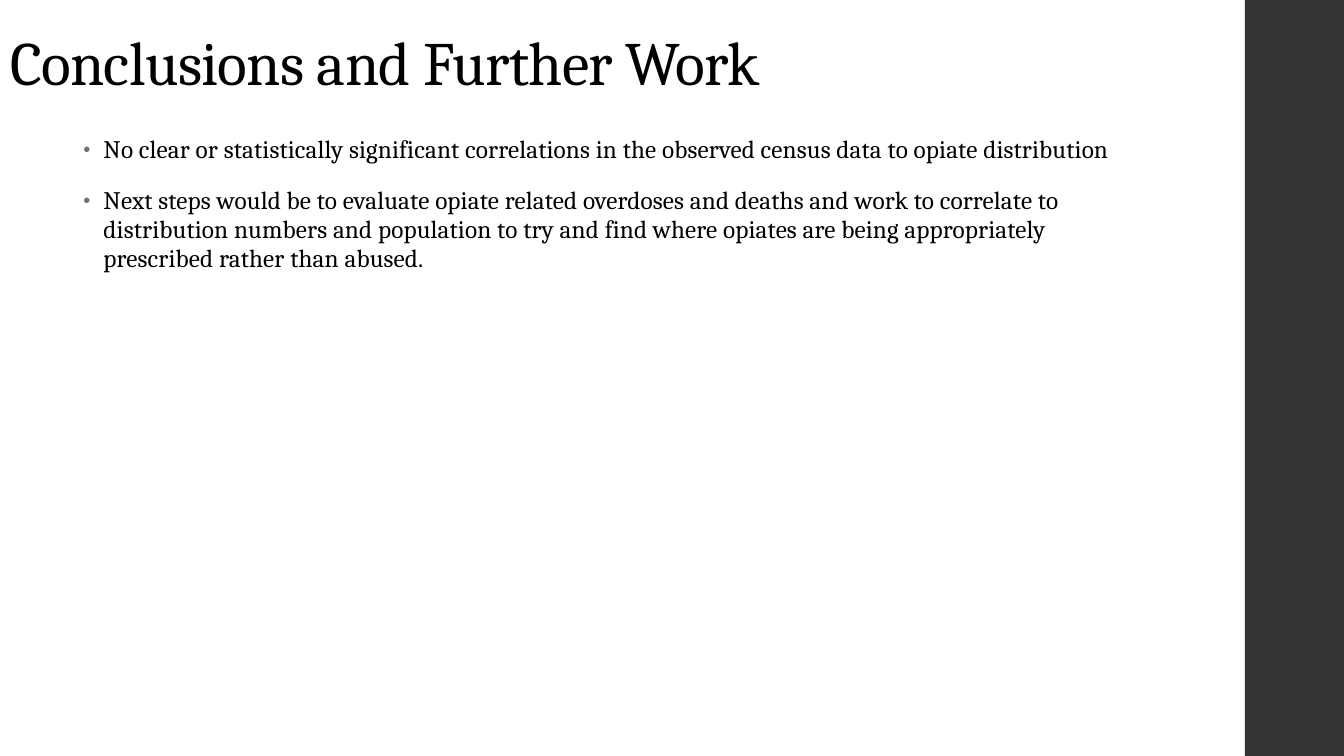
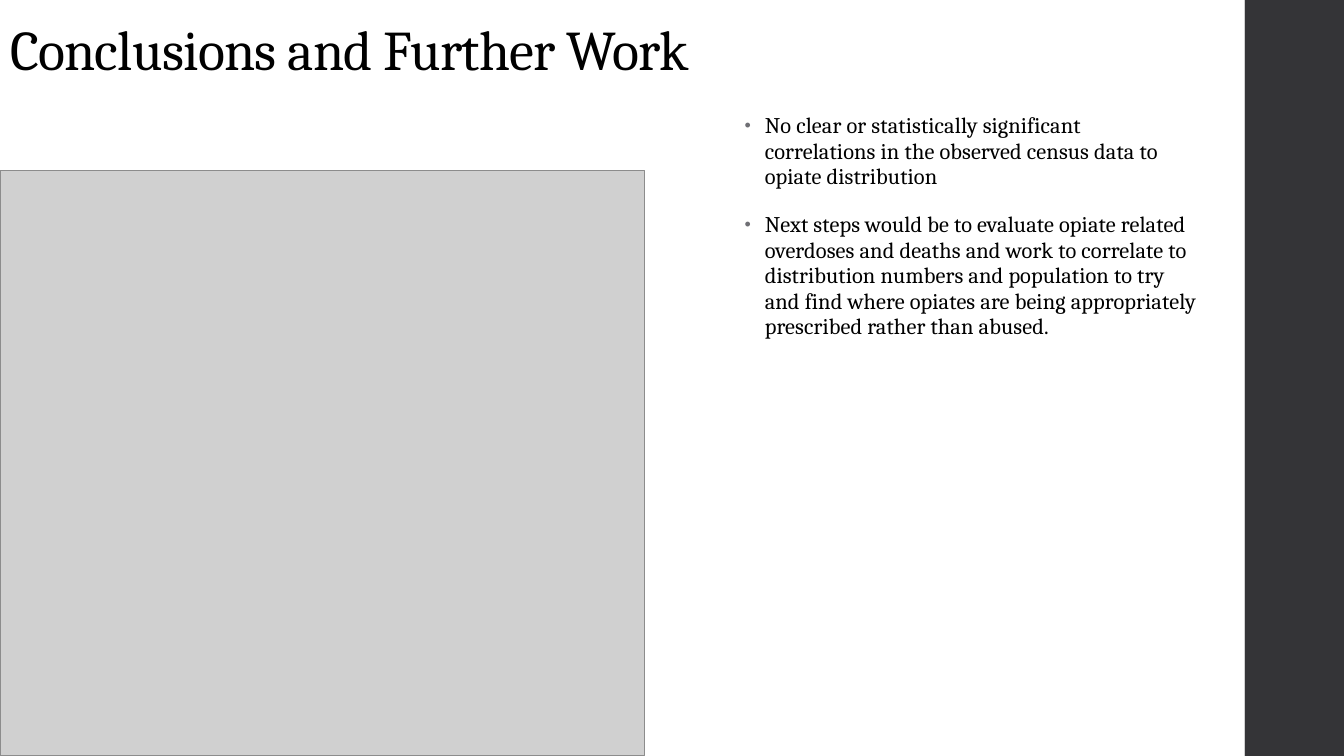
Before and after one commit to wtcarnes/Project-7-, a slide deck: slide 11 of Digging into the DEA.pptx. Drawn at 1344x756 pixels with LibreOffice and Linux fonts; fonts in the diff are those of the drawing; grey boxes stand for pictures. Boxes give left, top, right and bottom in pixels: in the first picture for what was removed or moved away, otherwise in the second. Text is boxed around its words. In the diff, an @@ line names an element or a change of style, - is before the commit and + after.

```diff
--- a/Digging into the DEA.pptx
+++ b/Digging into the DEA.pptx
@@ title "Conclusions and Further Work" at (10,31,689,71): size 44 to 40 pt @@
@@ text "No clear or statistically significant ...": place and size @@
-text "No clear or statistically significant ..." at (103,140,1108,273)
+text "No clear or statistically significant ..." at (765,117,1196,339)
@@ text "No clear or statistically significant ..." at (765,117,1196,339): size 18 to 16 pt @@
@@ picture added at (0,170,645,756) @@
```
Also in this commit, not shown: 2 other slides changed, 1 slide added, 1 slide removed.
